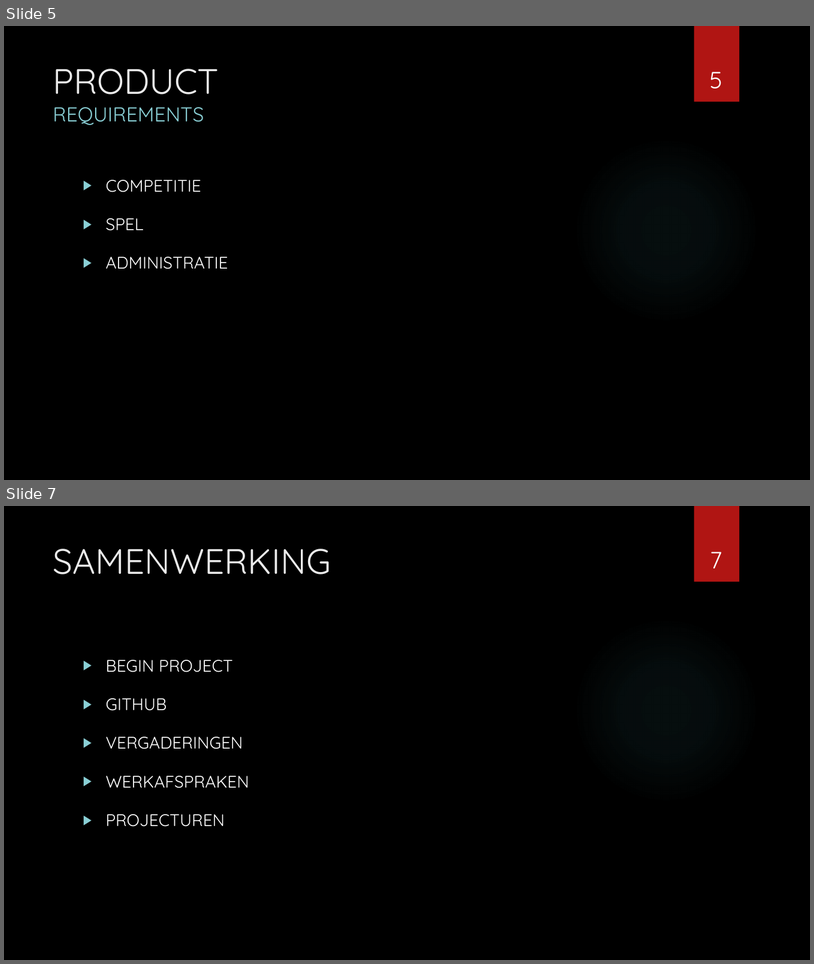
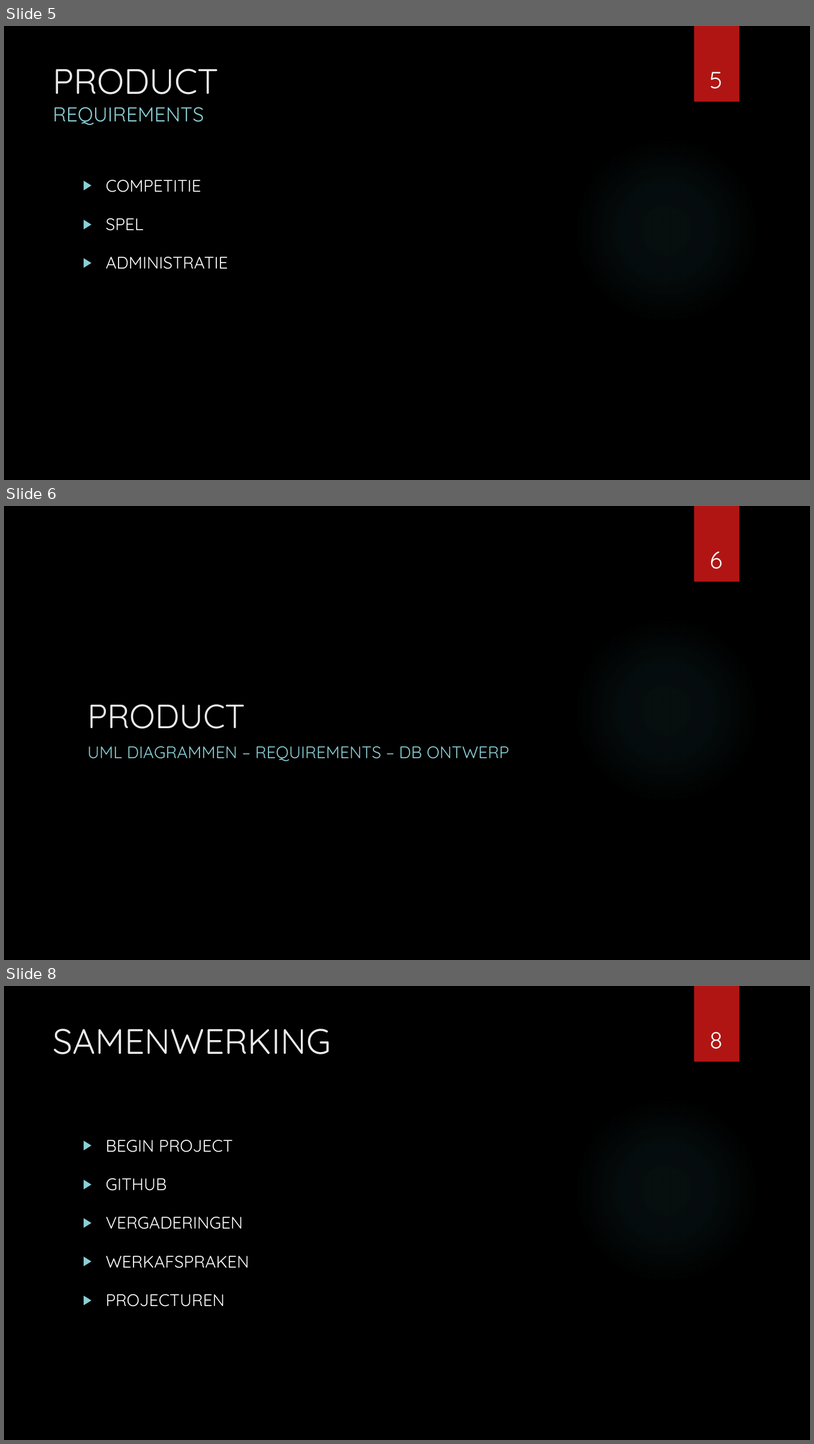
Before and after one commit to War0n/Empty-Backpack, a slide deck: Presentatie/EMPTYBACKPACK 1.pptx. Shown one above the other, each under a label of ours: slides 5 and 7 before the commit, slides 5, 6 and 8 after it; the slides between them are not shown. The pictures are 814x964 and 814x1444 pixels, drawn with LibreOffice and Linux fonts; fonts in the diff are those of the drawing; background and template pictures are left out. Boxes give left, top, right and bottom in pixels: in the first picture for what was removed or moved away, otherwise in the second. Text is boxed around its words. In the diff, an @@ line names an element or a change of style, - is before the commit and + after.

```diff
--- a/Presentatie/EMPTYBACKPACK 1.pptx
+++ b/Presentatie/EMPTYBACKPACK 1.pptx
@@ slide 6 added at bbox=[4, 506, 810, 960], background picture (left out); not listed: 2 template elements that a slide beside it also shows @@
@@ page number added at bbox=[710, 551, 723, 569], 28 pt, text #FFFFFF @@
+6
@@ title added at bbox=[87, 704, 246, 729], 40 pt, text #EBEBEB @@
+PRODUCT
@@ text added at bbox=[87, 746, 510, 761], 20 pt, text #8AD0D6 @@
+UML DIAGRAMMEN – REQUIREMENTS – DB ONTWERP
@@ what was slide 7 is now slide 8 @@
@@ page number at bbox=[710, 1032, 723, 1049]: text changed @@
-7
+8
```
Also in this commit, not shown: 3 slides changed.
